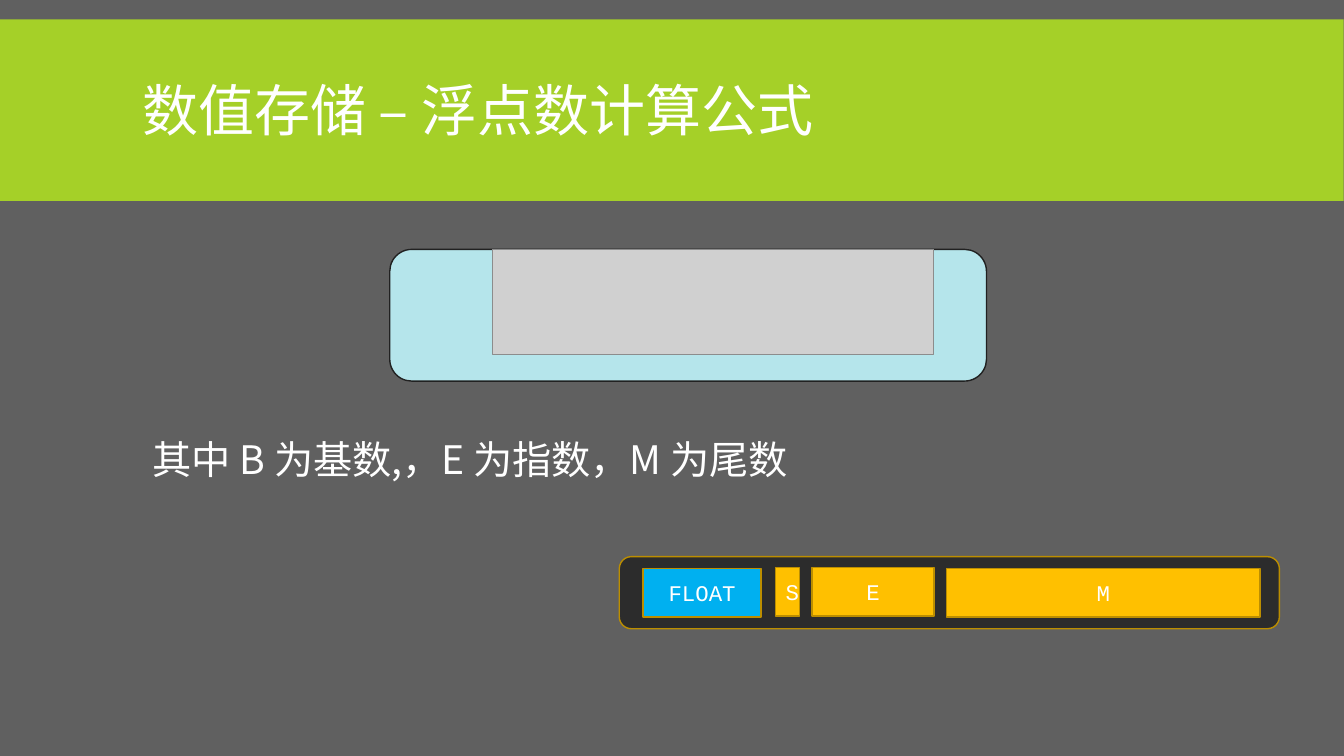
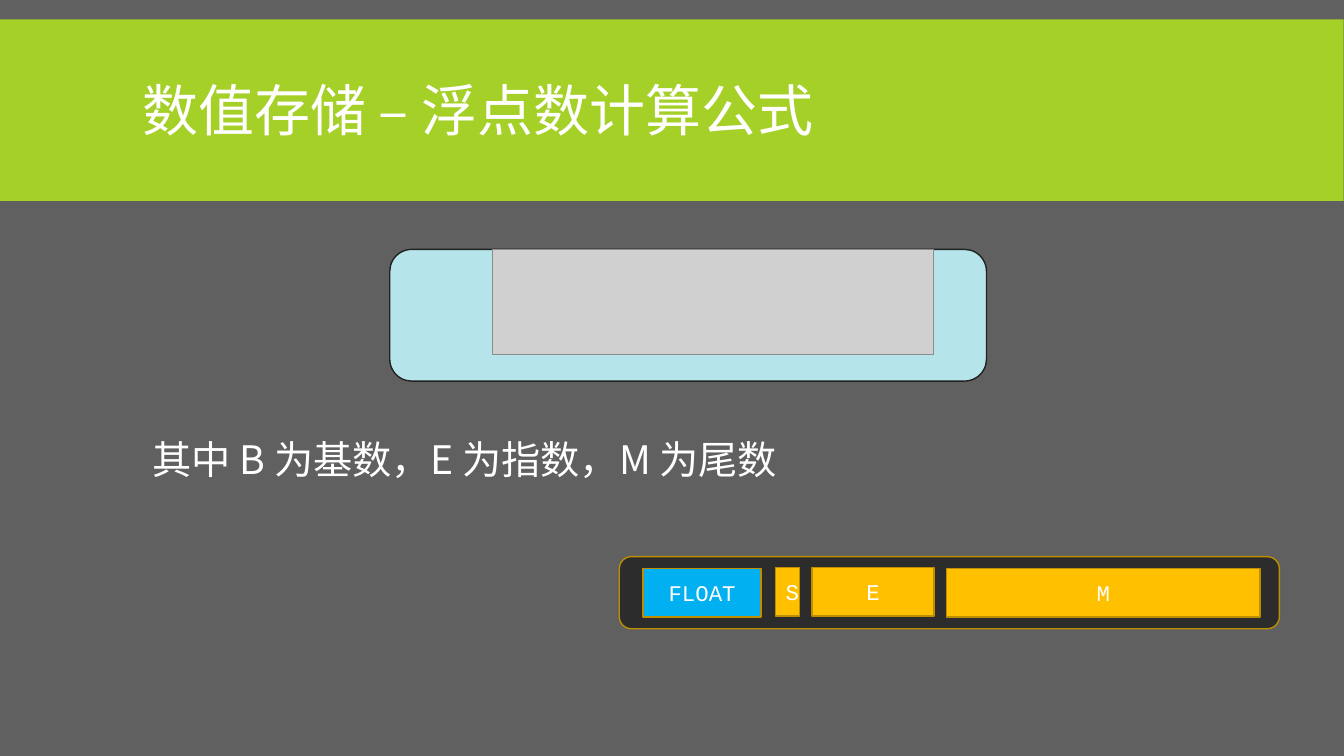
Before and after one commit to albertclass/Lessons, a slide deck: slide 11 of advance c++/courseware.pptx (slide 10 before the commit). Drawn at 1344x756 pixels with LibreOffice and Linux fonts; fonts in the diff are those of the drawing; grey boxes stand for pictures. Boxes give left, top, right and bottom in pixels: in the first picture for what was removed or moved away, otherwise in the second. Text is boxed around its words. In the diff, an @@ line names an element or a change of style, - is before the commit and + after.

```diff
--- a/advance c++/courseware.pptx
+++ b/advance c++/courseware.pptx
@@ text at box(153, 441, 777, 478): text changed @@
-其中 B 为基数,，E 为指数，M 为尾数
+其中 B 为基数，E 为指数，M 为尾数
```
Also in this commit, not shown: 5 other slides changed, 2 slides added, 13 other files.
